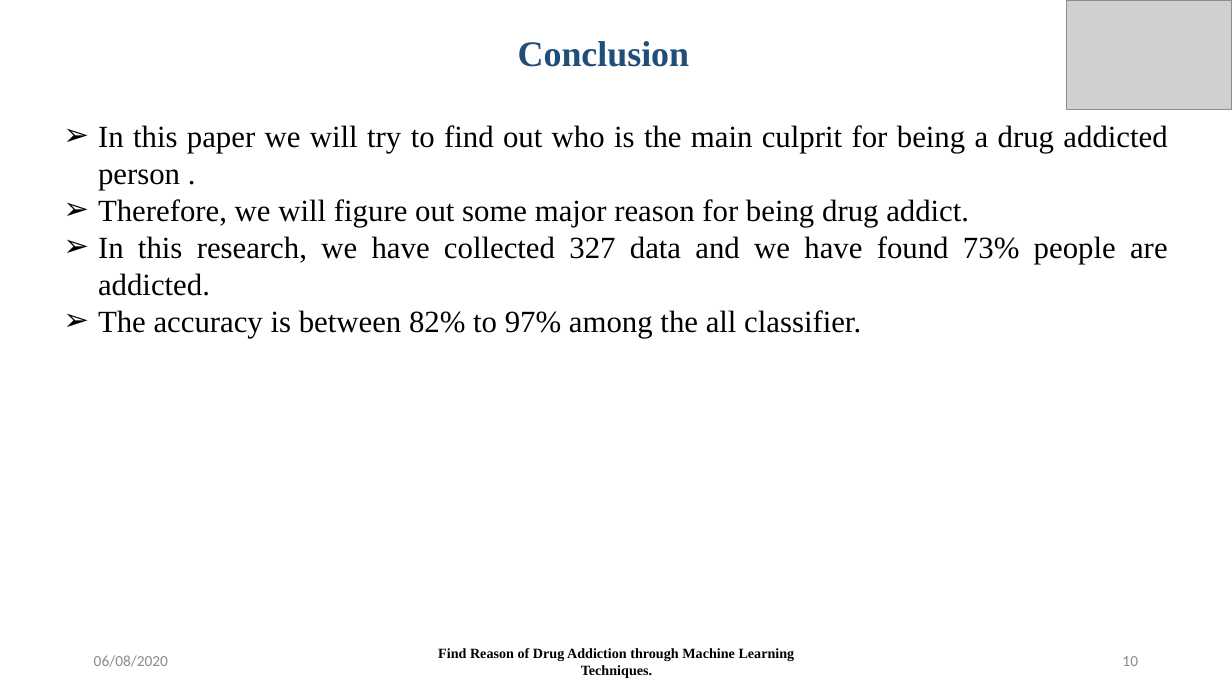
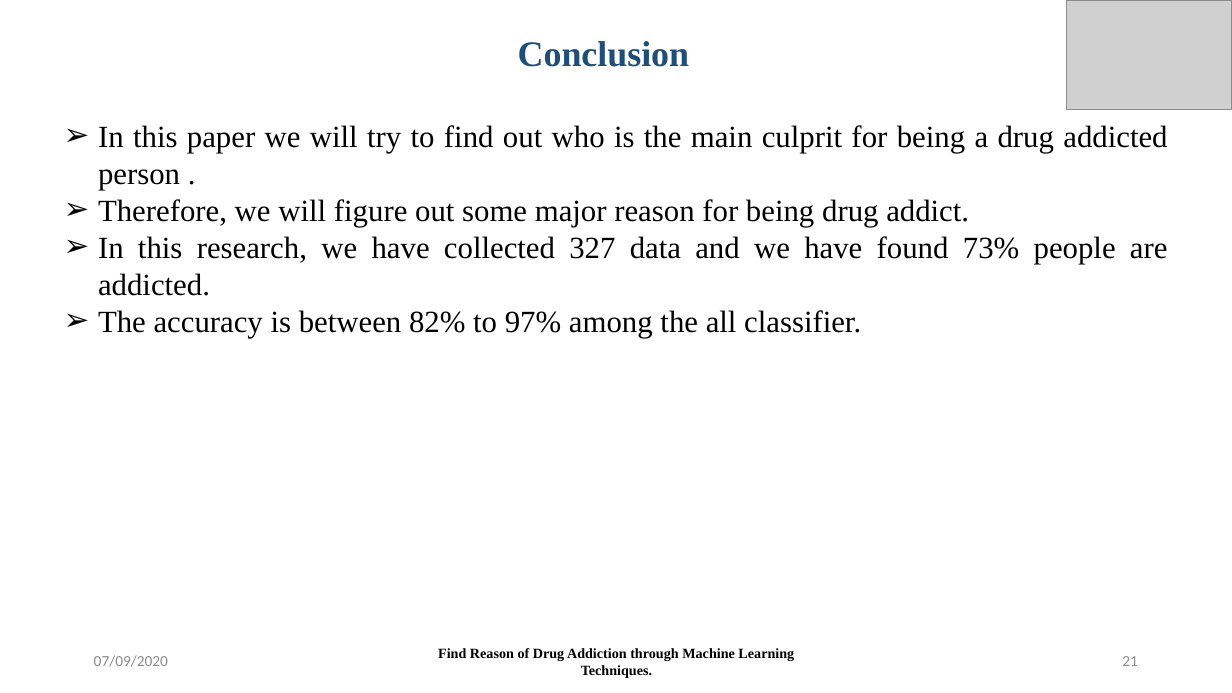
Before and after one commit to Md-Azad/Theses, a slide deck: slide 21 of Predefense.pptx (slide 10 before the commit). Drawn at 1232x693 pixels with LibreOffice and Linux fonts; fonts in the diff are those of the drawing; grey boxes stand for pictures. Boxes give left, top, right and bottom in pixels: in the first picture for what was removed or moved away, otherwise in the second. Text is boxed around its words. In the diff, an @@ line names an element or a change of style, - is before the commit and + after.

```diff
--- a/Predefense.pptx
+++ b/Predefense.pptx
@@ text at <box>94,655,168,667</box>: text changed @@
-06/08/2020
+07/09/2020
@@ page number at <box>1122,656,1138,666</box>: text changed @@
-10
+21
```
Also in this commit, not shown: 12 other slides changed, 11 slides added, 8 other files.
